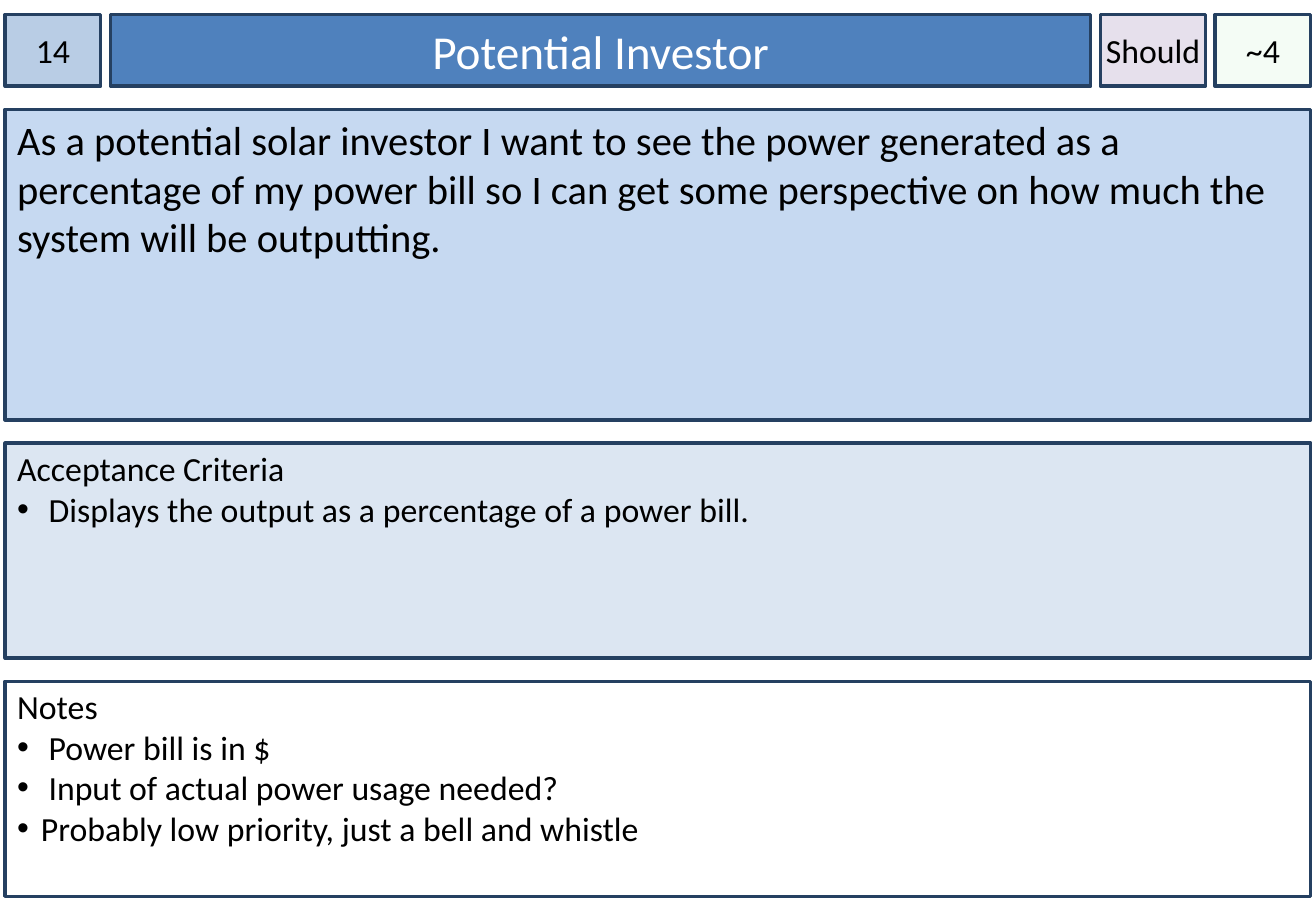
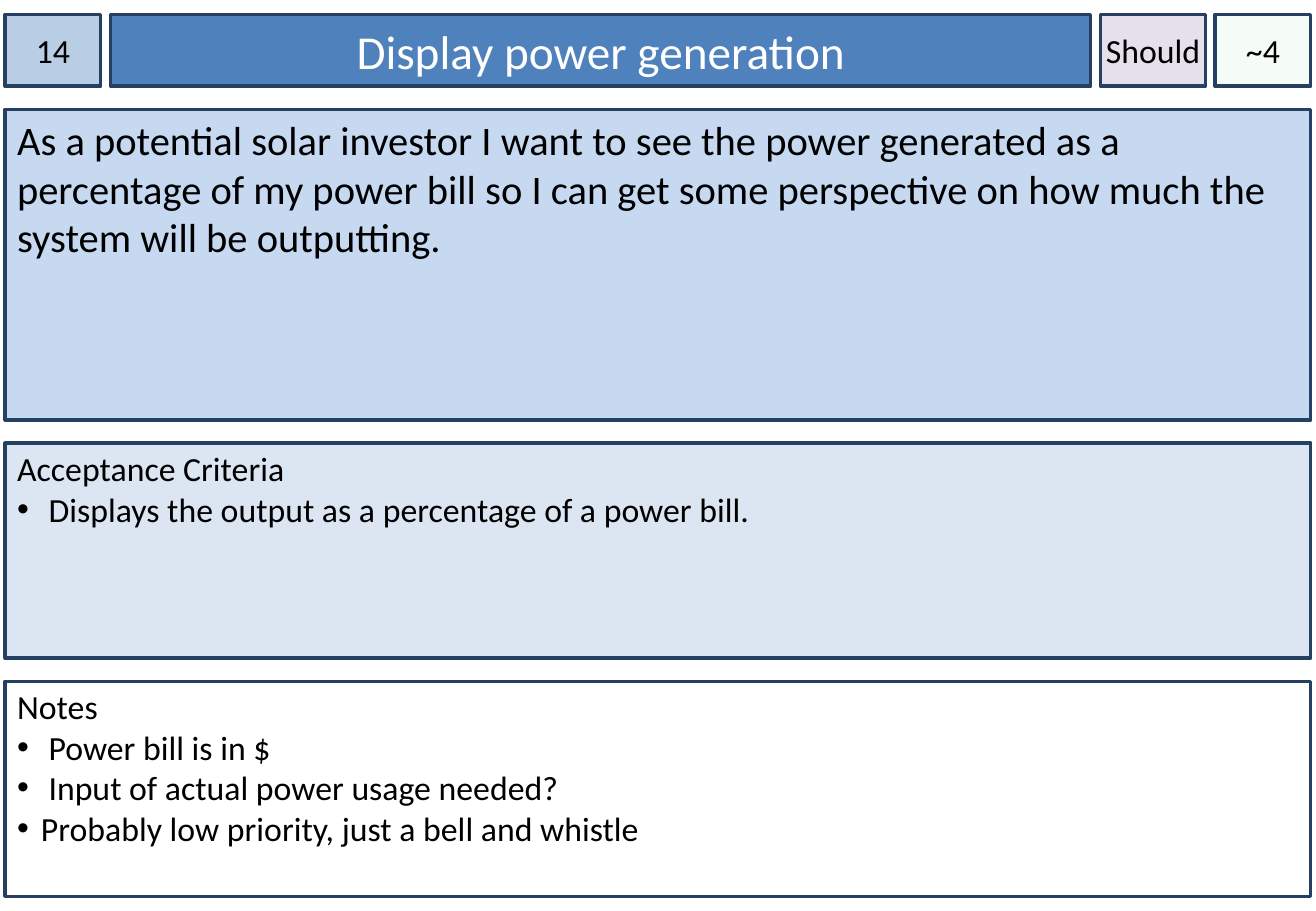
Before and after one commit to dkartaschew/anonymous-solarenergy, a slide deck: slide 14 of Documentation/User Stories.pptx. Drawn at 1316x911 pixels with LibreOffice and Linux fonts; fonts in the diff are those of the drawing. Boxes give left, top, right and bottom in pixels: in the first picture for what was removed or moved away, otherwise in the second. Text is boxed around its words. In the diff, an @@ line names an element or a change of style, - is before the commit and + after.

```diff
--- a/Documentation/User Stories.pptx
+++ b/Documentation/User Stories.pptx
@@ text in rectangle at (357, 36, 844, 77): text changed @@
-Potential Investor
+Display power generation
```
Also in this commit, not shown: 30 other slides changed, 1 other file.
